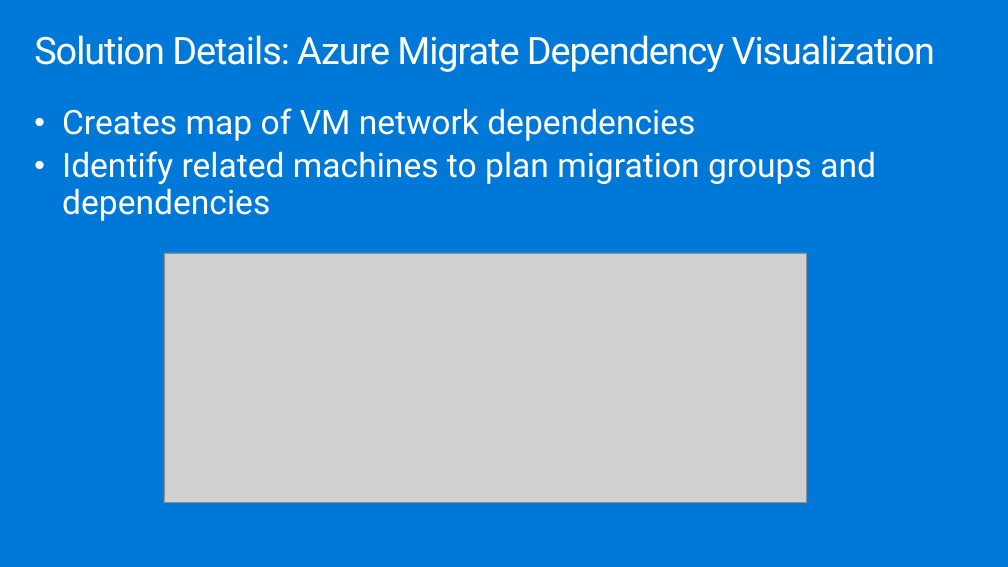
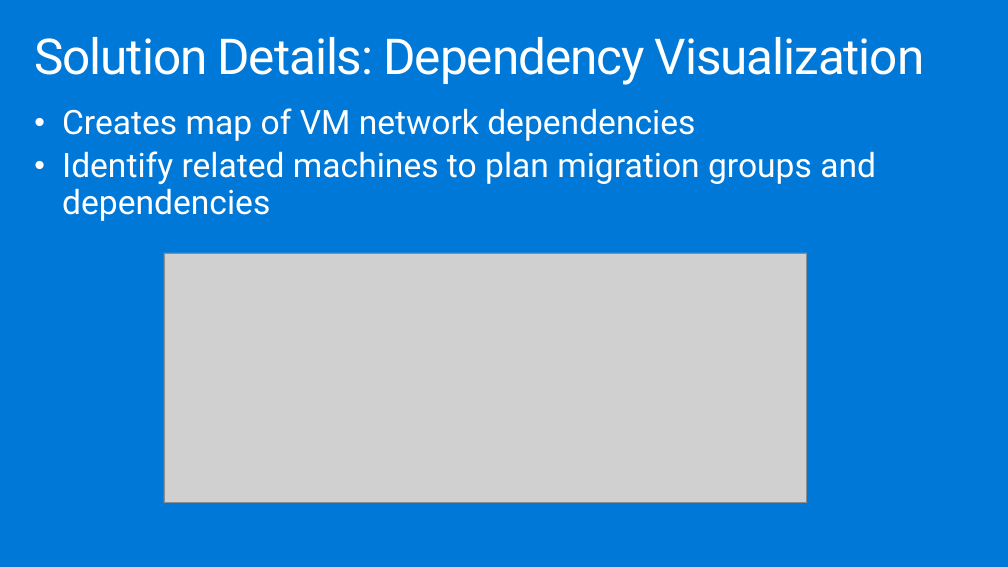
Before and after one commit to yachoukh/MCW-Line-of-business-application-migration, a slide deck: slide 23 of Whiteboard design session/WDS trainer presentation - Line-of-business application migration.pptx. Drawn at 1008x567 pixels with LibreOffice and Linux fonts; fonts in the diff are those of the drawing; grey boxes stand for pictures. Boxes give left, top, right and bottom in pixels: in the first picture for what was removed or moved away, otherwise in the second. Text is boxed around its words. In the diff, an @@ line names an element or a change of style, - is before the commit and + after.

```diff
--- a/Whiteboard design session/WDS trainer presentation - Line-of-business application migration.pptx
+++ b/Whiteboard design session/WDS trainer presentation - Line-of-business application migration.pptx
@@ title at [34,37,925,85]: text changed; size 36 to 47 pt @@
-Solution Details: Azure Migrate Dependency Visualization
+Solution Details: Dependency Visualization
```
Also in this commit, not shown: 15 other slides changed, 5 other files.
